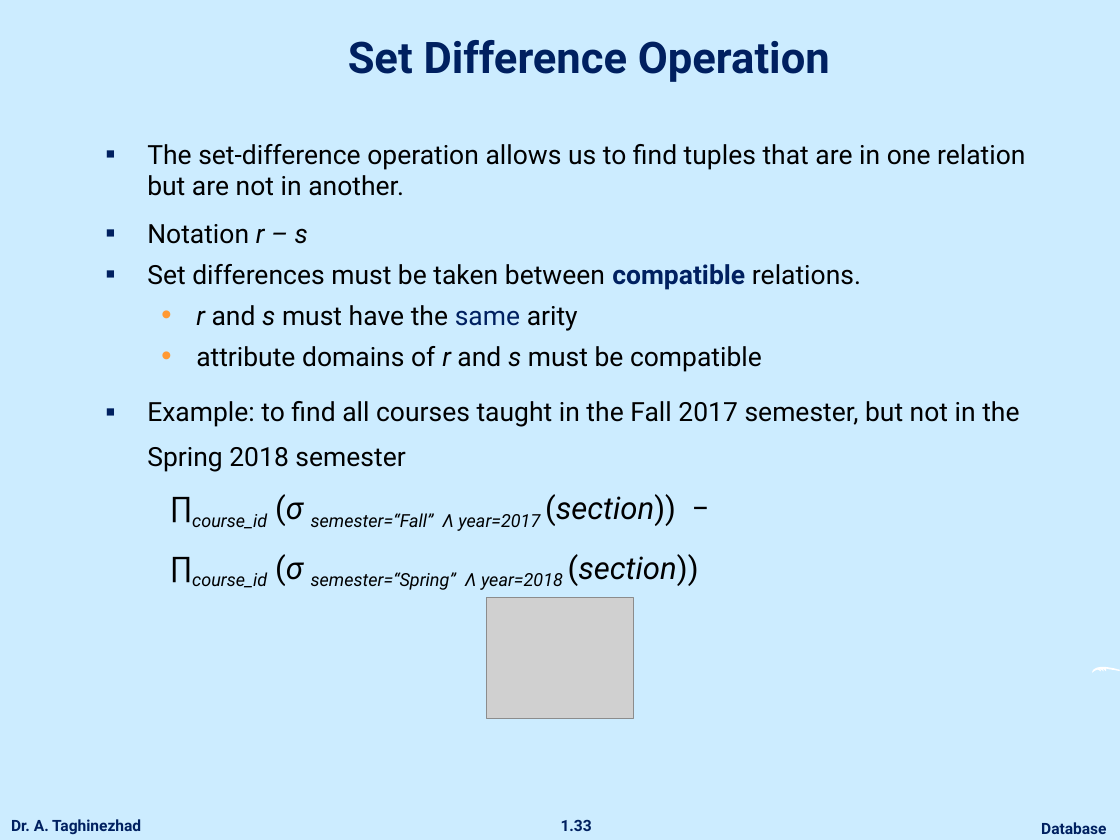
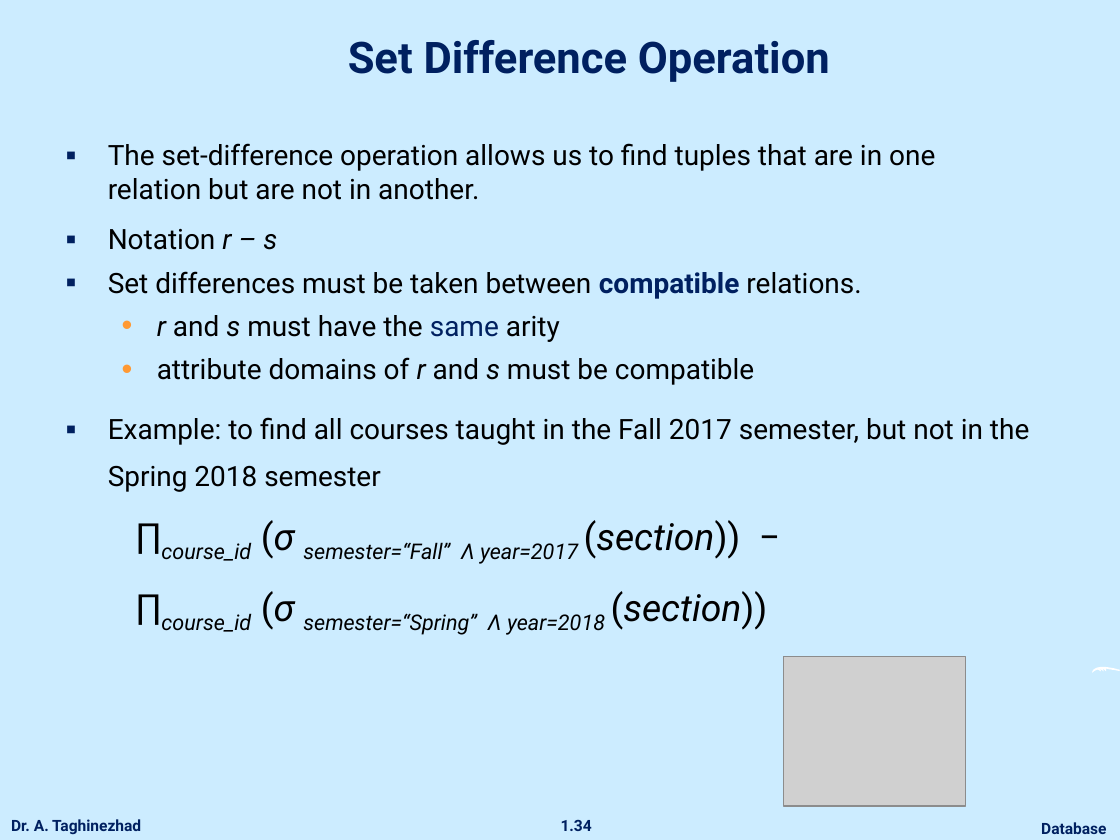
Before and after one commit to ataghinezhad/ataghinezhad.github.io, a slide deck: slide 34 of courses/downloads/temp/Database_Lec2.pptx (slide 33 before the commit). Drawn at 1120x840 pixels with LibreOffice and Linux fonts; fonts in the diff are those of the drawing; grey boxes stand for pictures; background and template pictures are left out. Boxes give left, top, right and bottom in pixels: in the first picture for what was removed or moved away, otherwise in the second. Text is boxed around its words. In the diff, an @@ line names an element or a change of style, - is before the commit and + after.

```diff
--- a/courses/downloads/temp/Database_Lec2.pptx
+++ b/courses/downloads/temp/Database_Lec2.pptx
@@ text "The set-difference operation allows us ...": place and size @@
-text "The set-difference operation allows us ..." at box(147, 144, 1025, 590)
+text "The set-difference operation allows us ..." at box(108, 143, 1029, 630)
@@ text "The set-difference operation allows us ..." at box(108, 143, 1029, 630): size 17 to 18 pt in "The set-difference operation allows us to find ...", "Notation r – s", "Set differences must be taken between compatible ...", "r and s must have the same ..." and 2 more places; size 20 to 24 pt in "∏course_id (σ semester=“Fall” Λ year=2017 (section)) − ..."; more space between paragraphs @@
@@ picture: place and size @@
-picture at box(486, 598, 633, 719)
+picture at box(784, 657, 967, 806)
@@ page number at box(561, 820, 592, 831): text changed @@
-1.33
+1.34
```
Also in this commit, not shown: 16 other slides changed, 2 slides added, 1 slide removed.
